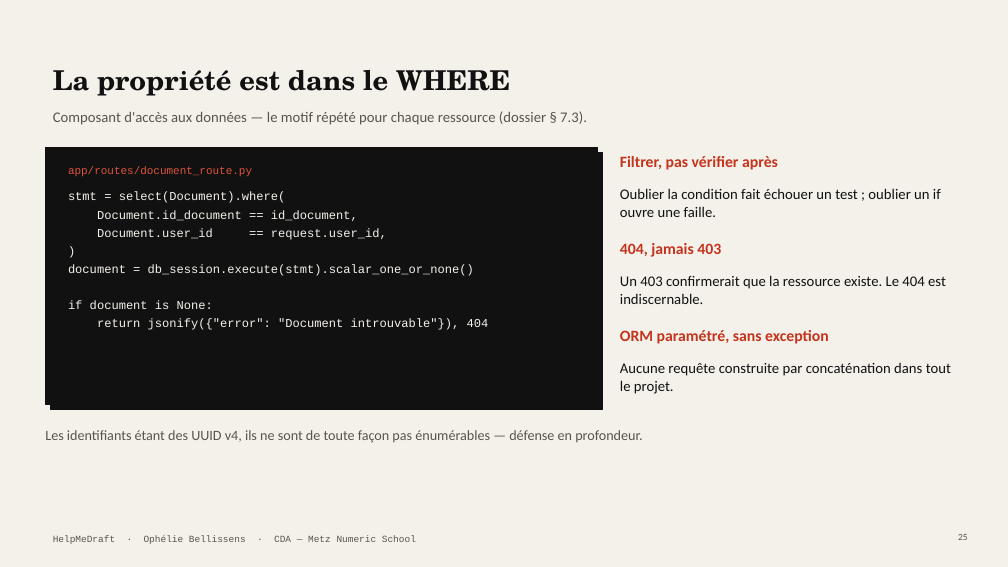
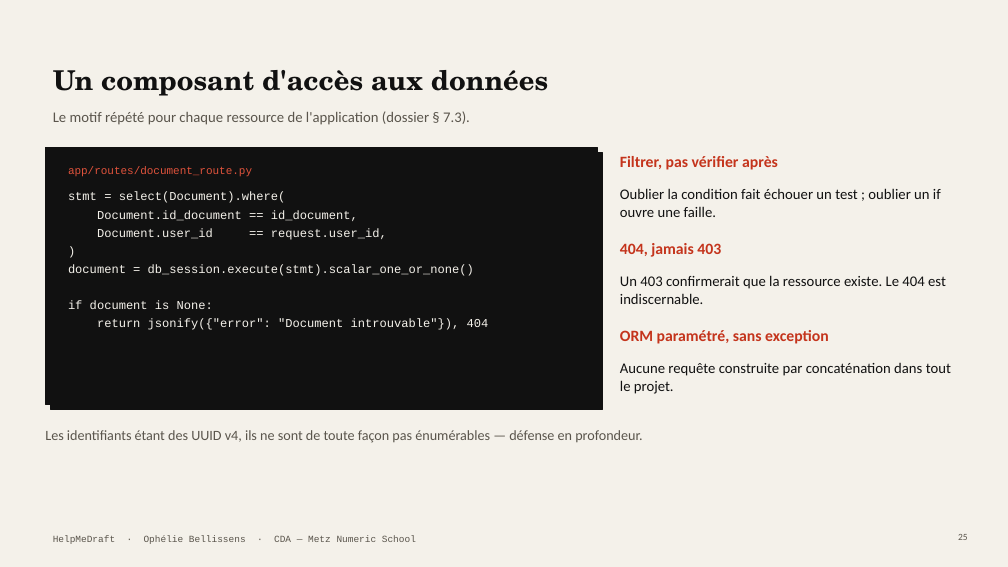
Before and after one commit to Equinoxya/HelpMeDraft---projet-fil-rouge, a slide deck: slide 25 of docs/Soutenance-HelpMeDraft.pptx. Drawn at 1008x567 pixels with LibreOffice and Linux fonts; fonts in the diff are those of the drawing. Boxes give left, top, right and bottom in pixels: in the first picture for what was removed or moved away, otherwise in the second. Text is boxed around its words. In the diff, an @@ line names an element or a change of style, - is before the commit and + after.

```diff
--- a/docs/Soutenance-HelpMeDraft.pptx
+++ b/docs/Soutenance-HelpMeDraft.pptx
@@ title at box(53, 70, 548, 96): text changed @@
-La propriété est dans le WHERE
+Un composant d'accès aux données
@@ text at box(53, 111, 470, 125): text changed @@
-Composant d'accès aux données — le motif répété pour chaque ressource (dossier § 7.3).
+Le motif répété pour chaque ressource de l'application (dossier § 7.3).
```
Also in this commit, not shown: 19 other slides changed, 3 other files.
